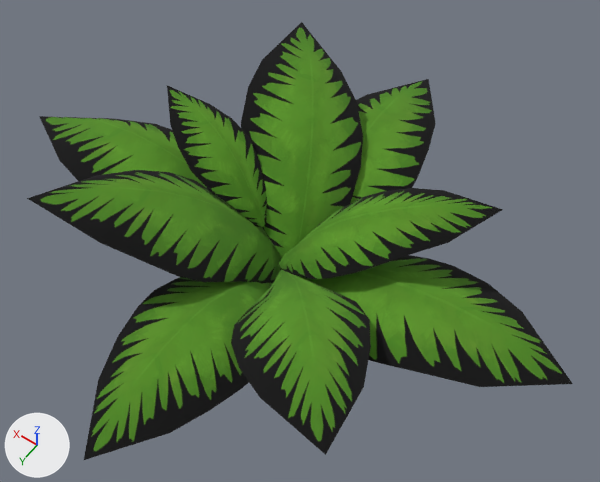
The glTF model frontend/public/models/archingshrub_1.glb as it was, and as the next commit left it.
Camera for both pictures: a camera (50 mm lens) standing at (-2.54, 3.32, 5.82) and looking at (-0.13, -0.06, 0.51). Every picture has the same lights, and +X, +Y and +Z are marked at lower left. The first picture is the older version.

Objects in the first picture: 'Fern_1'.
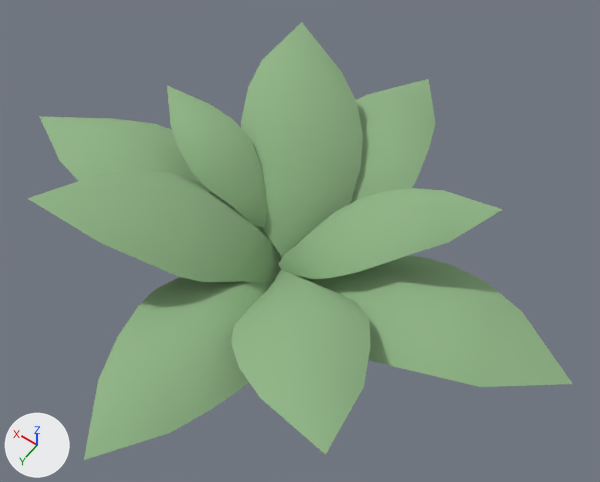
Location of each change, (x1, y1, x2, y2) in pixels of the pictures (600 x 482 px):
'Fern_1', surface changed (green to greyish green)
    both: (27, 22, 573, 460)

The change, as a diff of the scene's bpy script:
```diff
--- a/frontend/public/models/archingshrub_1.glb.py
+++ b/frontend/public/models/archingshrub_1.glb.py
@@ mat_leaves @@
 mat_leaves = principled_material('Leaves')
-mat_leaves.texture = img_leaves
+mat_leaves.base_color = (0.28, 0.46, 0.24)  # greyish green #90b586
 mat_leaves.roughness = 1.0
```
